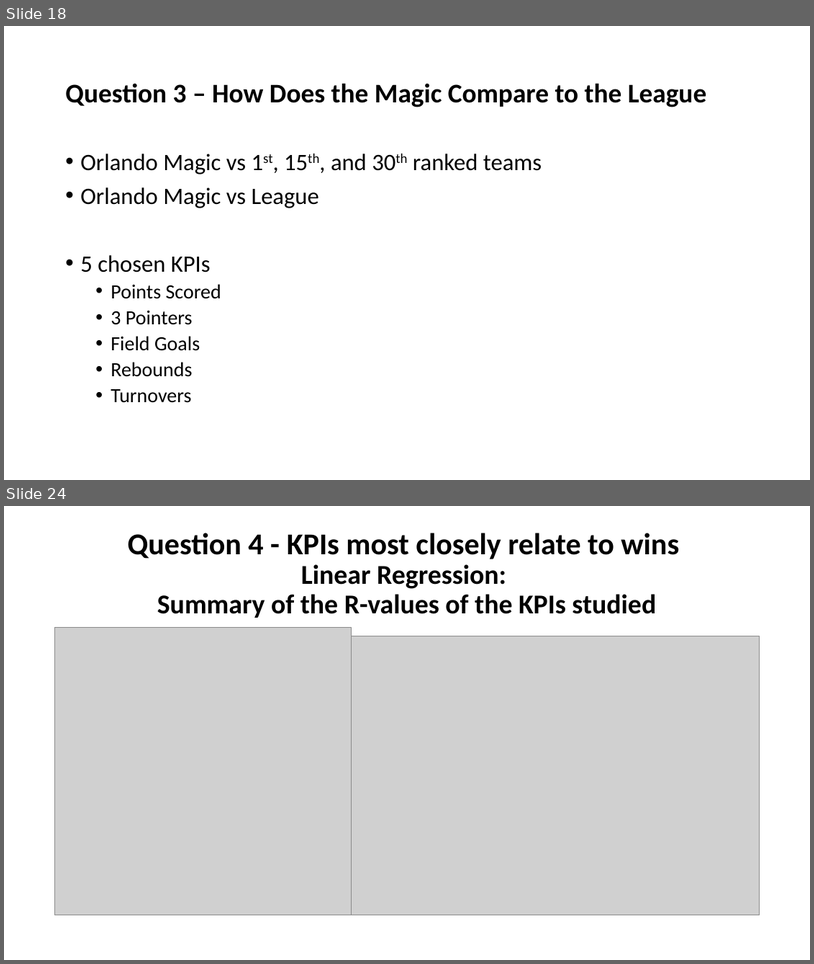
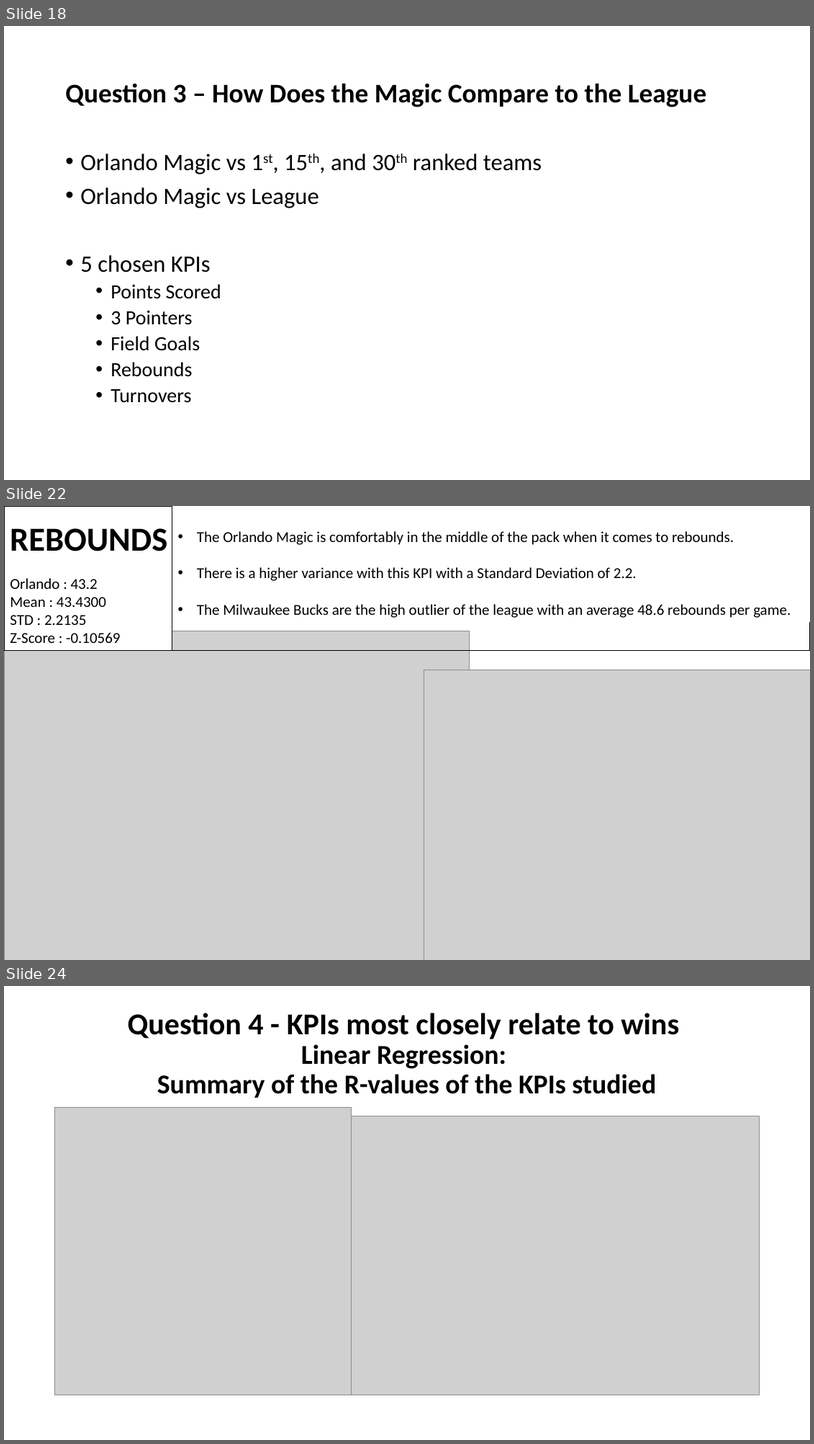
Before and after one commit to CandaceDoesData/Group_Project_1, a slide deck: mm_Group3_Project_1_Presentation.pptx. Shown one above the other, each under a label of ours: slides 18 and 24 before the commit, slides 18, 22 and 24 after it; the slides between them are not shown. The pictures are 814x964 and 814x1444 pixels, drawn with LibreOffice and Linux fonts; fonts in the diff are those of the drawing; grey boxes stand for pictures. Boxes give left, top, right and bottom in pixels: in the first picture for what was removed or moved away, otherwise in the second. Text is boxed around its words. In the diff, an @@ line names an element or a change of style, - is before the commit and + after.

```diff
--- a/mm_Group3_Project_1_Presentation.pptx
+++ b/mm_Group3_Project_1_Presentation.pptx
@@ slide 22 added at (4,506,810,960), background #FFFFFF @@
@@ rectangle added at (4,506,172,651), fill #FFFFFF, outline #000000 1 pt @@
@@ rectangle added at (172,506,810,651), outline #000000 0.75 pt @@
@@ text added at (10,528,167,551), 40 pt, text #000000, bold @@
+REBOUNDS
@@ text added at (197,531,791,618), 18 pt, text #000000 @@
+• The Orlando Magic is comfortably in the middle of the pack when it comes to rebounds.
+• There is a higher variance with this KPI with a Standard Deviation of 2.2.
+• The Milwaukee Bucks are the high outlier of the league with an average 48.6 rebounds per game.
@@ text added at (10,578,120,643), 18 pt, text #000000 @@
+Orlando : 43.2
+Mean : 43.4300
+STD : 2.2135
+Z-Score : -0.10569
@@ picture added at (4,631,469,960) @@
@@ picture added at (424,670,810,960) @@
```
Also in this commit, not shown: 4 other slides added, 5 slides removed, 2 other files.
